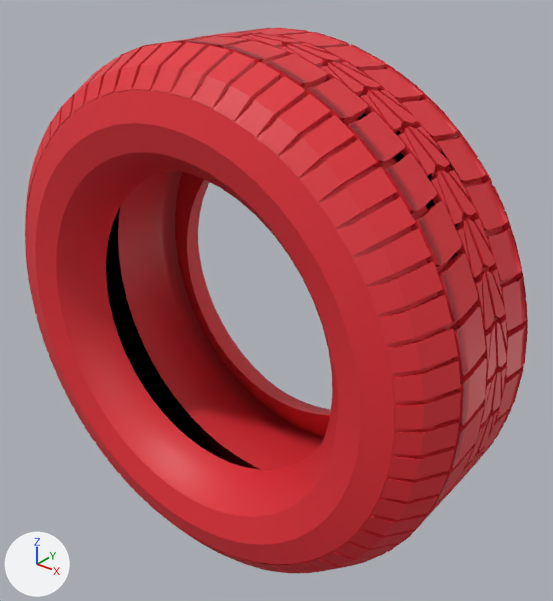
The glTF model assets/models/Wheel.glb, before and after one commit.
Camera for both pictures: a 50 mm camera at (2.25, -2.61, 1.7) aimed at (0.09, 0.09, 0.02). The lights are fixed; the arrows at lower left show +X, +Y and +Z. Where no turn or scale is listed for an object, it has been applied to the vertices. Vertices at the same position are counted once.

The first picture shows 'Torus Wheel.001', 'shape - inner inside.004', 'shape - inner inside.005', 'shape - inner outside.004', 'shape - inner outside.006', 'shape - outer outside wedge.004', 'shape - outer outside wedge.005', 'shape - outer.005', 'shape - outer.006'.
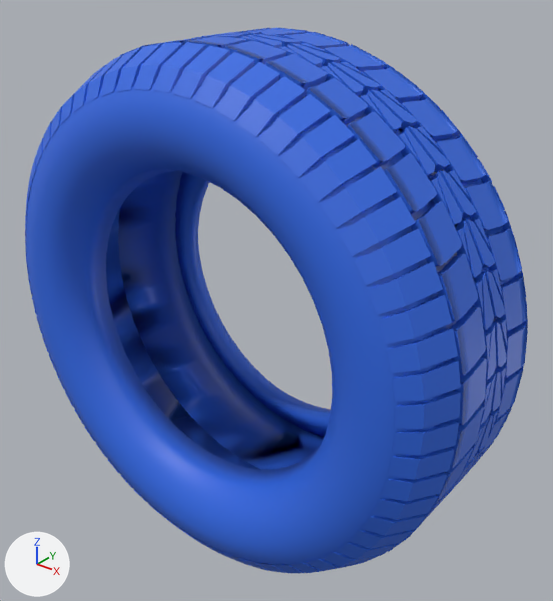
Pixel boxes [x1, y1, x2, y2] of what changed, in the pictures (553 x 601 px):
'Torus Wheel.001', recoloured, shading changed (red to blue): [26, 65, 515, 565] in both
'shape - outer outside wedge.004', recoloured (red to blue): [25, 43, 461, 573] in both
'shape - outer.005', recoloured (red to blue): [106, 36, 487, 555] in both
'shape - outer.006', recoloured (red to blue): [240, 28, 528, 471] in both
'shape - inner outside.006', recoloured (red to blue): [215, 32, 507, 481] in both
'shape - inner outside.004', recoloured (red to blue): [195, 34, 496, 495] in both
'shape - inner inside.004', recoloured (red to blue): [202, 35, 491, 502] in both
'shape - inner inside.005', recoloured (red to blue): [229, 32, 507, 482] in both
'shape - outer outside wedge.005', recoloured (red to blue): [308, 31, 528, 422] in both

The change, as a diff of the scene's bpy script:
```diff
--- a/assets/models/Wheel.glb.py
+++ b/assets/models/Wheel.glb.py
@@ mat_material_001 @@
 mat_material_001 = principled_material('Material.001')
-mat_material_001.base_color = (0.768, 0.0262, 0.0382)  # red #e32d37
+mat_material_001.base_color = (0.0298, 0.142, 0.768)  # blue #3069e3
@@ me_torus_001 @@
 me_torus_001.from_pydata(...)  # 912 vertices, 1824 faces; spans x -1.25..1.25, y -0.55..0.55, z -1.25..1.25
 # used by ob_torus_wheel_001; location = (0.0, 0.0, 0.0)
+# me_torus_001 part 1: its shading normals changed
 me_torus_001.materials.append(mat_material_001)
```
